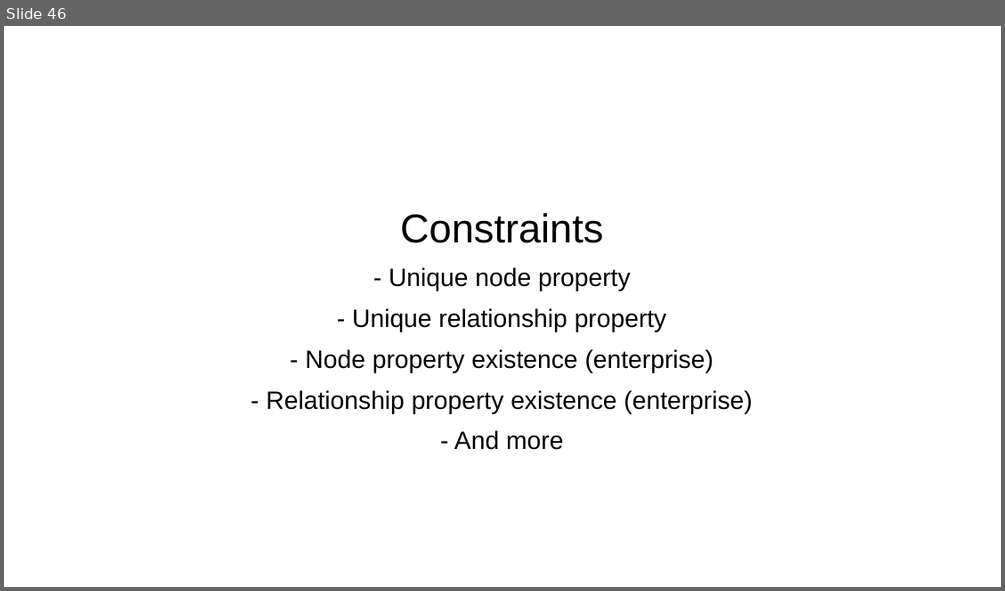
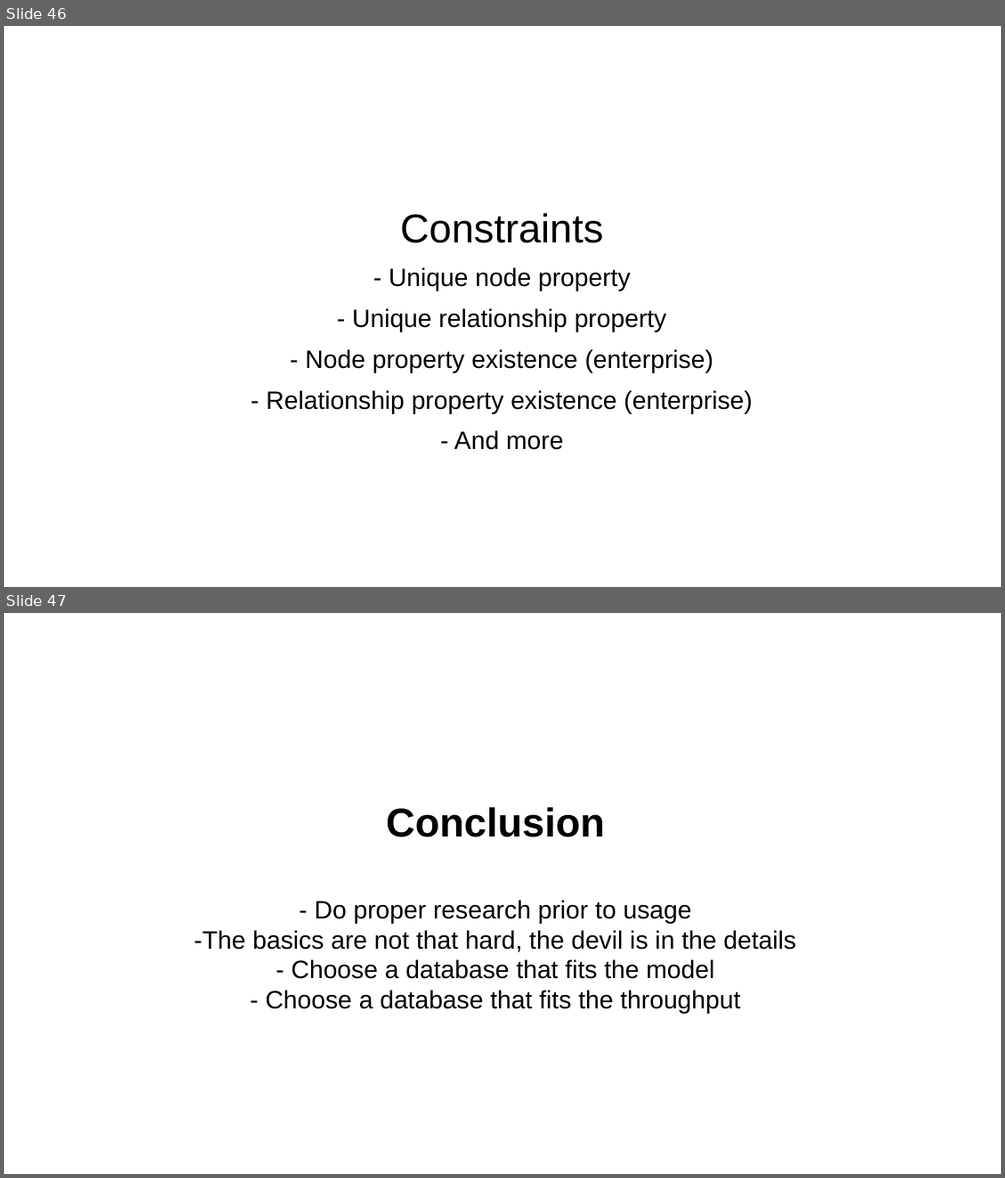
Before and after one commit to skrabbenborg/nosql-talk, a slide deck: presentation/presentation.pptx. Shown one above the other, each under a label of ours: slide 46 before the commit, slides 46 and 47 after it. The pictures are 1005x591 and 1005x1178 pixels, drawn with LibreOffice and Linux fonts; fonts in the diff are those of the drawing; background and template pictures are left out. Boxes give left, top, right and bottom in pixels: in the first picture for what was removed or moved away, otherwise in the second. Text is boxed around its words. In the diff, an @@ line names an element or a change of style, - is before the commit and + after.

Commit message:
Add conclusion to presentation

```diff
--- a/presentation/presentation.pptx
+++ b/presentation/presentation.pptx
@@ slide 47 added at [4, 613, 1001, 1174], background #FFFFFF @@
@@ text added at [194, 807, 796, 1013], 20 pt, text #000000 @@
+Conclusion
+- Do proper research prior to usage
+-The basics are not that hard, the devil is in the details
+- Choose a database that fits the model
+- Choose a database that fits the throughput
```
Also in this commit, not shown: 2 slides changed, 1 slide removed.
